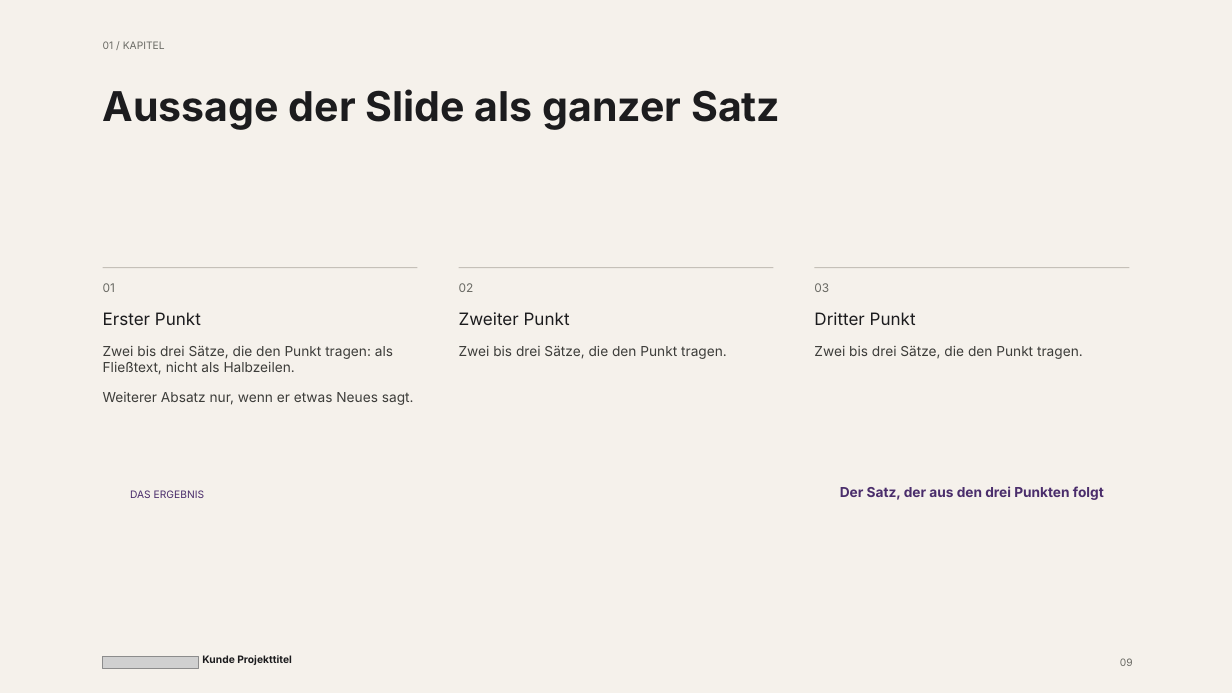
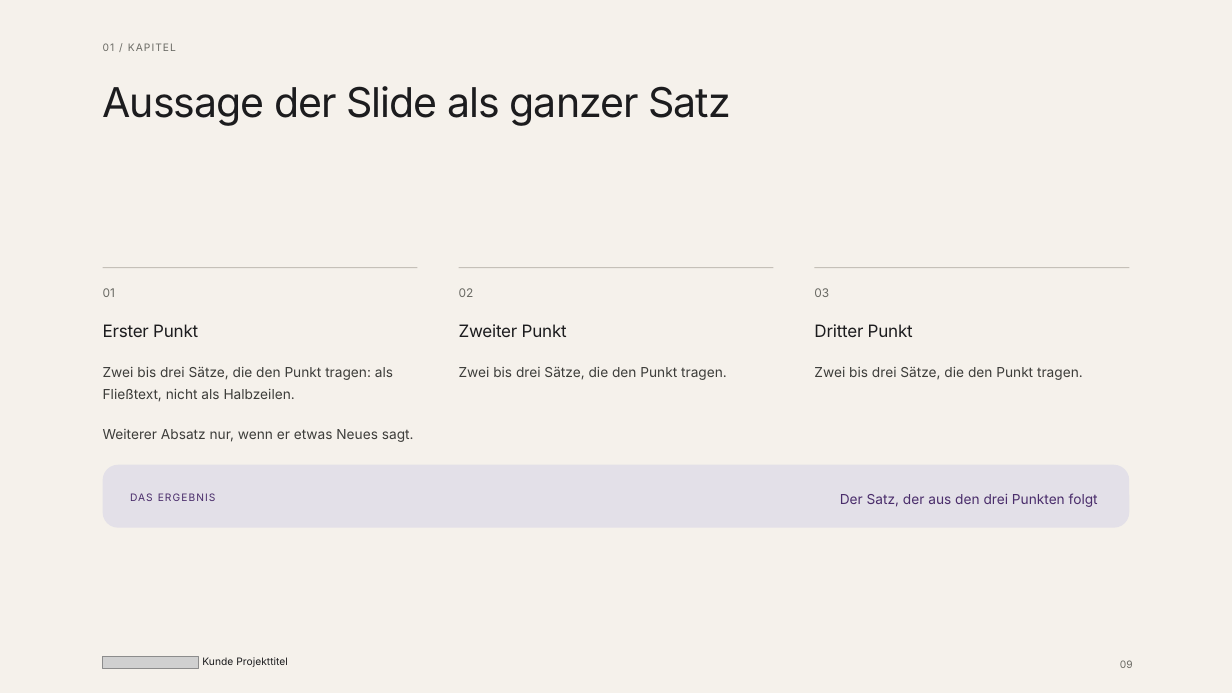
Before and after one commit to BMNils/bridgemaker-brandbook, a slide deck: slide 9 of langdock/pptx-template/bridgemaker-slides-template.pptx. Drawn at 1232x693 pixels with LibreOffice and Linux fonts; fonts in the diff are those of the drawing; grey boxes stand for pictures. Boxes give left, top, right and bottom in pixels: in the first picture for what was removed or moved away, otherwise in the second. Text is boxed around its words. In the diff, an @@ line names an element or a change of style, - is before the commit and + after.

```diff
--- a/langdock/pptx-template/bridgemaker-slides-template.pptx
+++ b/langdock/pptx-template/bridgemaker-slides-template.pptx
@@ text "01 / KAPITEL" at (x1=103, y1=43, x2=115, y2=51): letter spacing 0 to 0.8 pt; line spacing 1 to 11.2pt @@
@@ text "Aussage der Slide als ganzer ..." at (x1=103, y1=86, x2=731, y2=126): letter spacing 0 to -0.8 pt, bold off; line spacing 1 to 36.8pt @@
@@ text "01" at (x1=103, y1=288, x2=393, y2=439): letter spacing 0 to -0.2 pt in "Erster Punkt"; line spacing 1 to 14pt; line spacing 1 to 18.7pt; more space between paragraphs; line spacing 1 to 17.1pt @@
@@ text "02" at (x1=459, y1=288, x2=727, y2=380): letter spacing 0 to -0.2 pt in "Zweiter Punkt"; line spacing 1 to 14pt; line spacing 1 to 18.7pt; more space between paragraphs; line spacing 1 to 17.1pt @@
@@ text "03" at (x1=814, y1=288, x2=1083, y2=380): letter spacing 0 to -0.2 pt in "Dritter Punkt"; line spacing 1 to 14pt; line spacing 1 to 18.7pt; more space between paragraphs; line spacing 1 to 17.1pt @@
@@ rounded rectangle added at (x1=103, y1=465, x2=1129, y2=528), fill #E3E0E8 @@
@@ text "DAS ERGEBNIS" at (x1=130, y1=489, x2=579, y2=506): letter spacing 0 to 0.8 pt; line spacing 1 to 11.2pt @@
@@ text "Der Satz, der aus den ..." at (x1=840, y1=493, x2=1098, y2=507): bold off; line spacing 1 to 17.1pt @@
@@ text "Kunde Projekttitel" at (x1=202, y1=657, x2=288, y2=667): bold off; line spacing 1 to 11.2pt @@
@@ text "09" at (x1=1120, y1=660, x2=1133, y2=668): line spacing 1 to 11.2pt @@
```
Also in this commit, not shown: 19 other slides changed, 2 other files.
